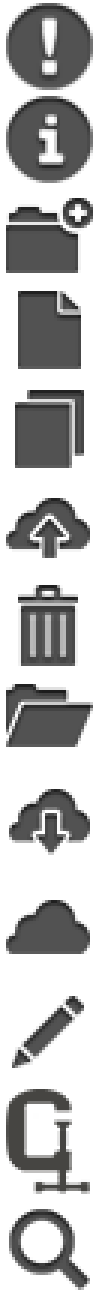
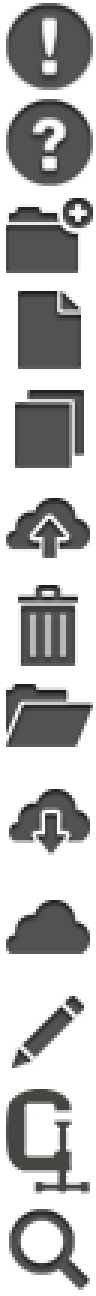
Layer changes from the first (96, 1296) image to the second:
renamed "circle_info" to "circle_question_mark", moved it below "search", painted on it over [6, 96, 93, 186]
